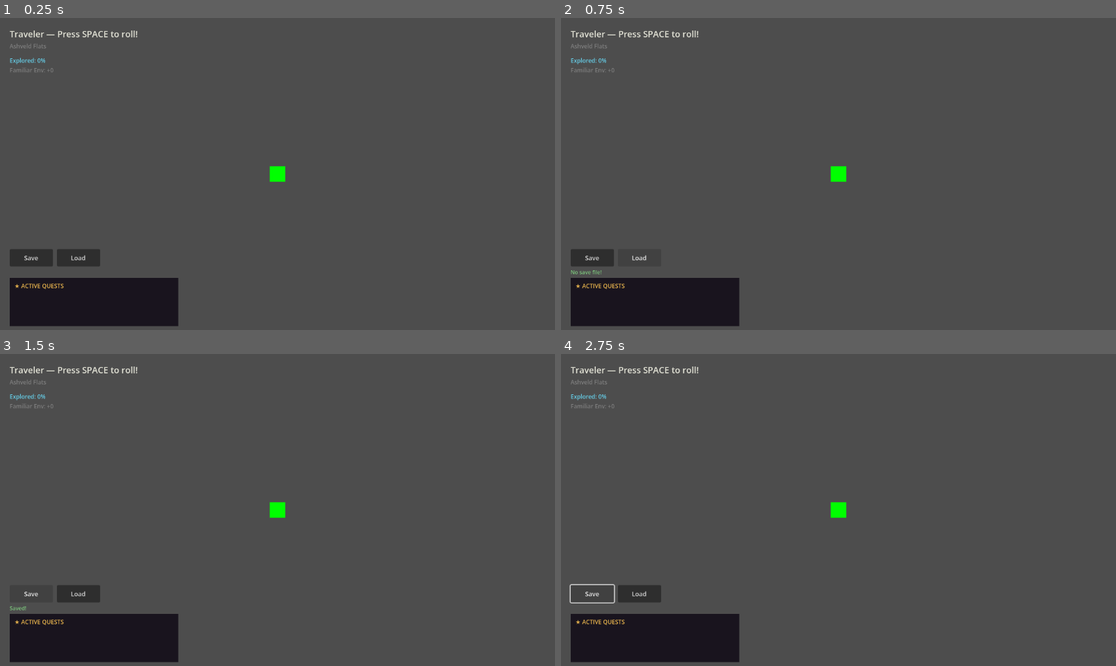
Above: before the commit, frames 1-4 (two rows, left to right).
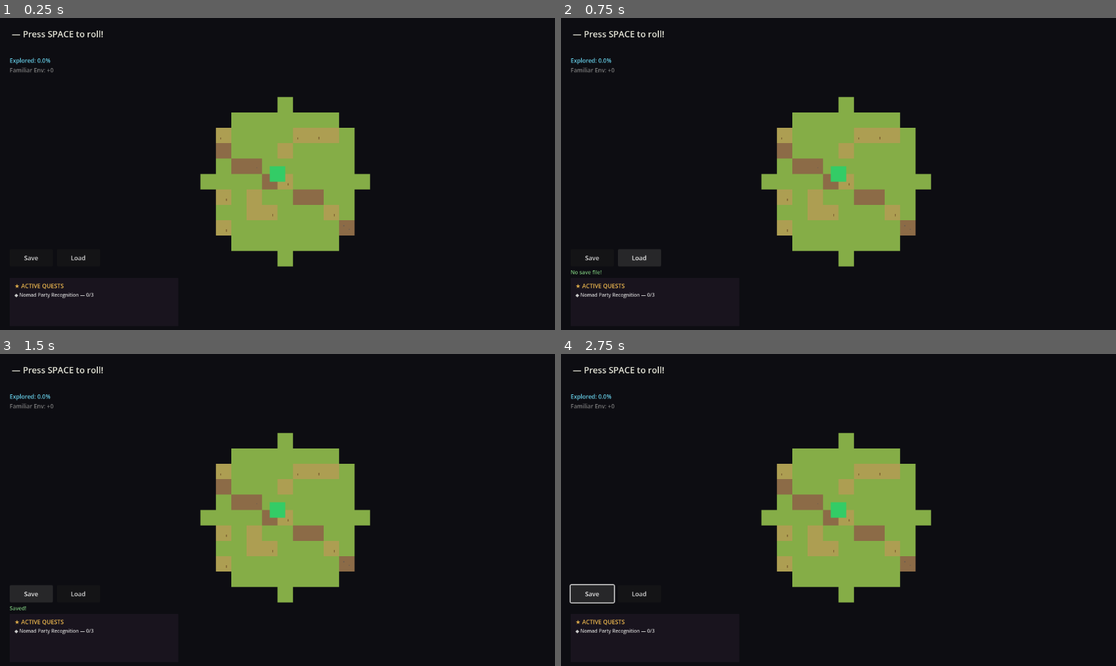
Above: after the commit, the same moments.

Repository: habeldavidson007-glitch/Entropy-Addict
Game: Godot game, scene res://world.tscn
Same seed, same stepped clock (60 frames per second), same inputs: the game is played once before the commit and once after it. This scene is started directly instead of the project's main scene.
Inputs:
- Up to frame 1 (0.25 s): no input
- Up to frame 2 (0.75 s): click "Load" at 0.5 s
- Up to frame 3 (1.5 s): click "Save" at 1.25 s
- Up to frame 4 (2.75 s): hold Right (ui_right) from 2.03 s (still down); hold C (toggle_codex) from 2.03 s (still down)

The runs differ from the first frame. In frame 1, 95% of the frame differs, in the area x 0-100%, y 0-100%; in frame 2, 95%; in frame 3, 95%; in frame 4, 95%.
Error before the commit: Parse Error: Function "reset_exploration" has the same name as a previously declared function. (res://game_data.gd:374)
Error after the commit: Invalid access to property or key 'damage' on a base object of type 'Dictionary'. (res://world.gd:183)

Commit message:
update branch

Diff:
--- a/game_data.gd
+++ b/game_data.gd
@@ -370,12 +370,6 @@
 
 func get_exploration_display() -> String:
 	return "%.1f%%" % exploration_percentage
-
-func reset_exploration() -> void:
-	explored_tiles_count = 0
-	exploration_percentage = 0.0
-	familiar_environment_bonus = 0
-	last_milestone = 0
 
 # ─────────────────────────────────────────
 # CALL SYSTEM
--- a/world.gd
+++ b/world.gd
@@ -83,7 +83,7 @@
 	GameData.total_map_tiles = terrain_map.size()
 	print("🗺 World initialized: %dx%d (%d tiles)" % [MAP_WIDTH, MAP_HEIGHT, terrain_map.size()])
 
-	var spawn := GameData.get_spawn_position()
+	var spawn: Vector2i = GameData.get_spawn_position()
 	_player_grid = spawn
 	_reveal_around(spawn)
 	_update_level_display()
@@ -286,7 +286,7 @@
 # TERRAIN GENERATION
 # ─────────────────────────────────────────
 func _generate_ashveld_terrain() -> void:
-	var spawn := GameData.get_spawn_position()
+	var spawn: Vector2i = GameData.get_spawn_position()
 
 	for x in range(MAP_WIDTH):
 		for y in range(MAP_HEIGHT):
@@ -361,7 +361,7 @@
 # ENEMY SPAWNING
 # ─────────────────────────────────────────
 func _spawn_enemies() -> void:
-	var spawn := GameData.get_spawn_position()
+	var spawn: Vector2i = GameData.get_spawn_position()
 	var placed := 0
 	var attempts := 0
 	var max_enemies = enemy_count
Not shown, changed: .gitignore
